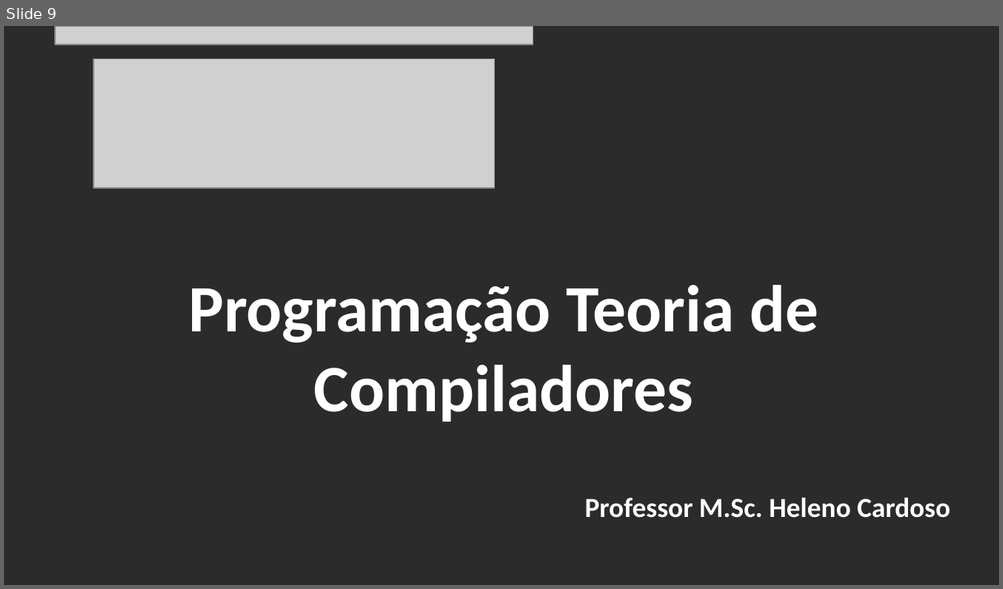
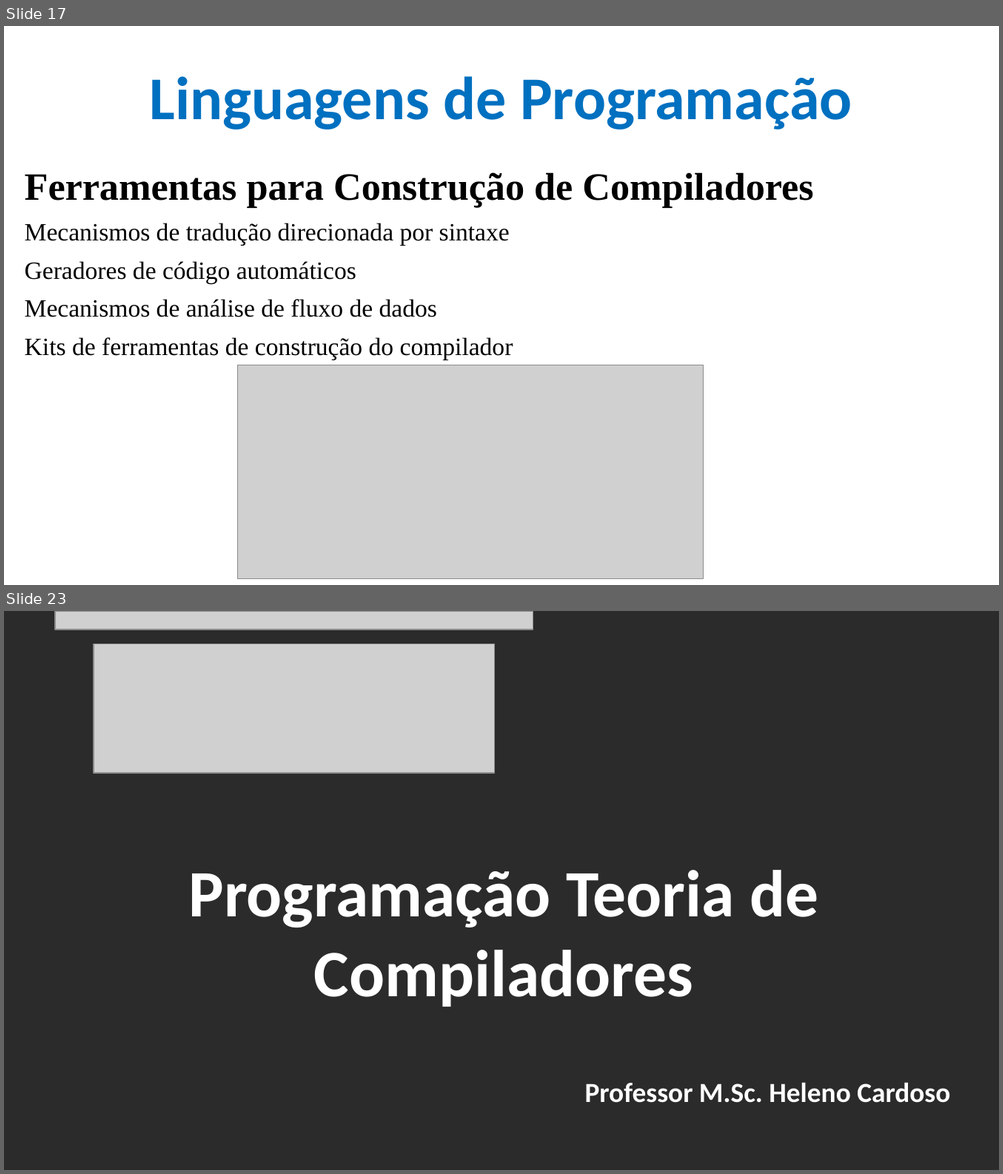
Before and after one commit to CloudEducationBrazil/WydenTeoriaCompiladores, a slide deck: 01 Classes/Aula 03 Teoria de Compiladores - Linguagens de programação.pptx. Shown one above the other, each under a label of ours: slide 9 before the commit, slides 17 and 23 after it; the slides between them are not shown. The pictures are 1003x589 and 1003x1174 pixels, drawn with LibreOffice and Linux fonts; fonts in the diff are those of the drawing; grey boxes stand for pictures; background and template pictures are left out; a plain dark background stands for a picture behind light text. Boxes give left, top, right and bottom in pixels: in the first picture for what was removed or moved away, otherwise in the second. Text is boxed around its words. In the diff, an @@ line names an element or a change of style, - is before the commit and + after.

Commit message:
Aula 03 Teoria de compiladores 21092022

```diff
--- a/01 Classes/Aula 03 Teoria de Compiladores - Linguagens de programação.pptx
+++ b/01 Classes/Aula 03 Teoria de Compiladores - Linguagens de programação.pptx
@@ slide 17 added at (4,26,999,585), background picture (left out) @@
@@ title added at (149,76,852,130), 44 pt, text #0070C0, bold @@
+Linguagens de Programação
@@ text added at (25,173,813,360), 18 pt, text #000000 @@
+Ferramentas para Construção de Compiladores
+Mecanismos de tradução direcionada por sintaxe
+Geradores de código automáticos
+Mecanismos de análise de fluxo de dados
+Kits de ferramentas de construção do compilador
@@ picture added at (238,365,703,579) @@
@@ what was slide 9 is now slide 23 @@
```
Also in this commit, not shown: 6 slides changed, 13 other slides added.
